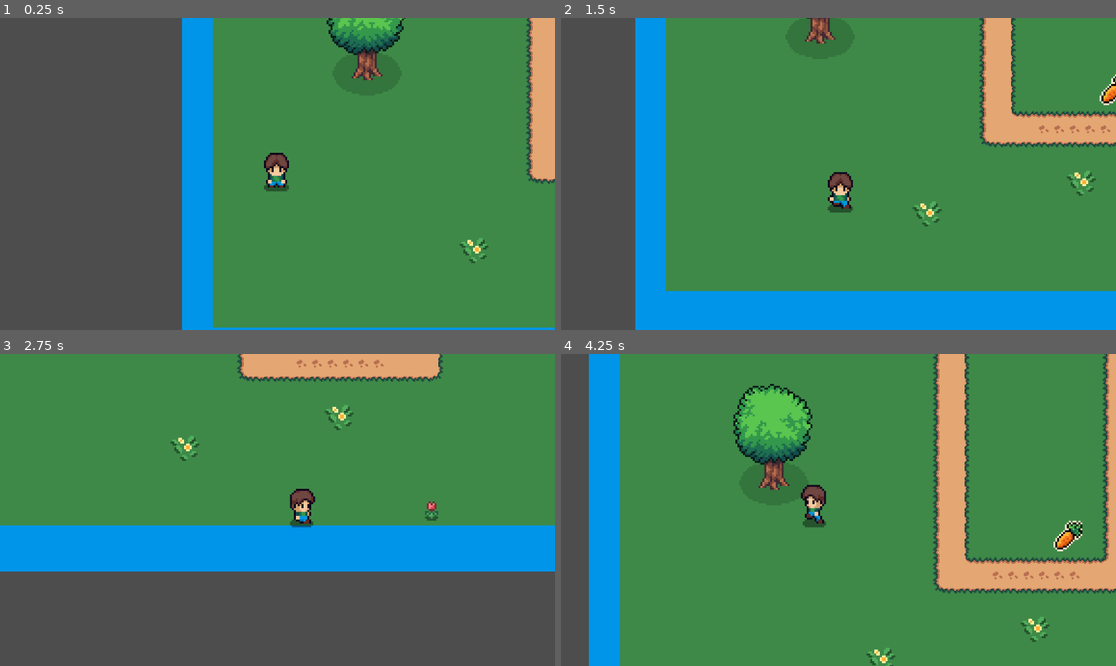
Above: before the commit, frames 1-4 (two rows, left to right).
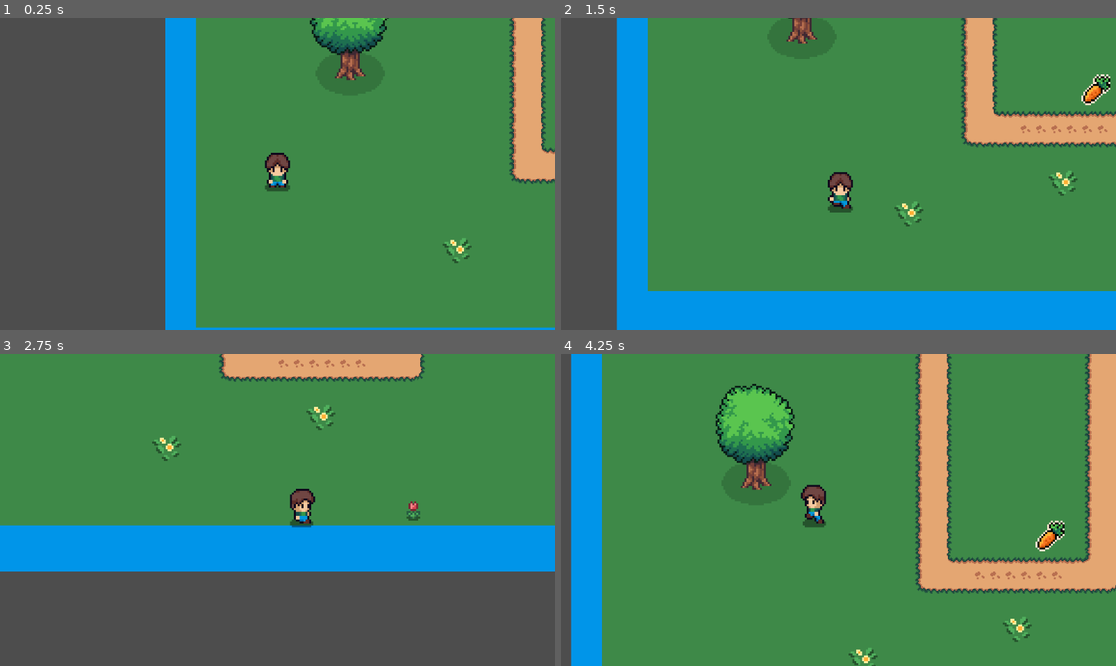
Above: after the commit, the same moments.

Repository: yi2003/godotTopDownActionGame
Game: Godot game, scene res://assets/scenes/main.tscn
Two runs of this game, one before a commit and one after it. Both use one fixed random seed, a clock stepped at 60 frames per second and the inputs below.
Inputs:
- Up to frame 1 (0.25 s): no input
- Up to frame 2 (1.5 s): tap Enter (ui_accept) at 0.5, 0.77 s; hold Right (ui_right) 0.53-1.28 s; hold Down (ui_down) from 1.28 s (still down)
- Up to frame 3 (2.75 s): tap Enter (ui_accept) at 1.52 s; release Down (ui_down) at 2.03 s; hold Right (ui_right) from 2.03 s (still down)
- Up to frame 4 (4.25 s): release Right (ui_right) at 2.78 s; hold Up (ui_up) 2.78-3.53 s; tap Enter (ui_accept) at 3.02, 3.77 s; hold Left (ui_left) from 3.53 s (still down)

The runs differ from the first frame. In frame 1, 11% of the frame differs, in the area x 29-100%, y 0-100%; in frame 2, 11%; in frame 3, 2.0%; in frame 4, 20%, in the area x 1-100%, y 0-100%.

Commit message:
Feat: implement level transition system and level manager
- Create level_1.tscn and level_2.tscn as separate level instances
- Add level_root.gd script with signal-based level completion
- Refactor main.gd into level manager that dynamically loads levels
- Keep LevelRoot placeholder in main.tscn for design-time editing
- Level transitions: main -> level_1 -> level_2 -> level_1 (loop)
- Enemies (Slime) added to level_2 for variety

Co-Authored-By: Claude Opus 4.6 <noreply@anthropic.com>

Diff:
--- /dev/null
+++ b/assets/scenes/level_1.tscn
@@ -0,0 +1,8 @@
+[gd_scene format=4 uid="uid://di8p73sgl4upq"]
+
+[ext_resource type="PackedScene" uid="uid://bmclti0mtwde4" path="res://assets/scenes/level_root.tscn" id="1_kh38b"]
+[ext_resource type="Script" path="res://assets/scripts/level_root.gd" id="2_lvl1_script"]
+
+[node name="LevelRoot" unique_id=1540179368 instance=ExtResource("1_kh38b")]
+script = ExtResource("2_lvl1_script")
+next_level_path = "res://assets/scenes/level_2.tscn"
--- /dev/null
+++ b/assets/scenes/level_2.tscn
@@ -0,0 +1,18 @@
+[gd_scene format=3 uid="uid://c7oimralgxmys"]
+
+[ext_resource type="PackedScene" uid="uid://bmclti0mtwde4" path="res://assets/scenes/level_root.tscn" id="1_01qu3"]
+[ext_resource type="PackedScene" uid="uid://slime001" path="res://assets/scenes/enemies/slime.tscn" id="2_xkxx6"]
+[ext_resource type="Script" uid="uid://dsqalwnxqm6rg" path="res://assets/scripts/level_root.gd" id="3_lvl2_script"]
+
+[node name="LevelRoot" unique_id=1540179368 instance=ExtResource("1_01qu3")]
+script = ExtResource("3_lvl2_script")
+next_level_path = "res://assets/scenes/level_1.tscn"
+
+[node name="Slime" parent="." index="3" unique_id=1378315419]
+position = Vector2(287, 141)
+
+[node name="Slime2" parent="." index="4" unique_id=1163442184 instance=ExtResource("2_xkxx6")]
+position = Vector2(653, 245)
+
+[node name="Slime3" parent="." index="5" unique_id=2105906802 instance=ExtResource("2_xkxx6")]
+position = Vector2(686, 466)
--- a/assets/scenes/level_root.tscn
+++ b/assets/scenes/level_root.tscn
@@ -7,6 +7,7 @@
 [ext_resource type="PackedScene" uid="uid://slime001" path="res://assets/scenes/enemies/slime.tscn" id="4_fhjsa"]
 [ext_resource type="Texture2D" uid="uid://3ph5x1ees3rk" path="res://assets/images/tilesets/Oak_Tree.png" id="4_lvcik"]
 [ext_resource type="Texture2D" uid="uid://dgrs0k4ole151" path="res://assets/images/tilesets/Outdoor_Decor_Free.png" id="5_yyfxr"]
+[ext_resource type="Script" path="res://assets/scripts/level_root.gd" id="6_level_root"]
 
 [sub_resource type="TileSetAtlasSource" id="TileSetAtlasSource_fblen"]
 texture = ExtResource("1_670q8")
@@ -155,9 +156,10 @@
 sources/0 = SubResource("TileSetAtlasSource_he1e8")
 sources/1 = SubResource("TileSetAtlasSource_ffcip")
 
-[sub_resource type="RectangleShape2D" id="RectangleShape2D_edccb"]
+[sub_resource type="RectangleShape2D" id="RectangleShape2D_lvcik"]
+size = Vector2(100, 100)
 
-[node name="LevelRoot" type="Node2D" unique_id=1540179368]
+[node name="LevelRoot" type="Node2D" unique_id=1540179368 script=ExtResource("6_level_root")]
 
 [node name="TileMapLayer_Terrian" type="TileMapLayer" parent="." unique_id=1714768524]
 tile_map_data = PackedByteArray("AAAAAAwAAgABAAEAAAAAAA0AAgABAAEAAAAAAA4AAgABAAEAAAABAAwAAgABAAEAAAABAA0AAgABAAEAAAABAA …(68912 unchanged characters)…
@@ -176,11 +178,13 @@
 [node name="Slime" parent="." unique_id=1378315419 instance=ExtResource("4_fhjsa")]
 position = Vector2(249, 127)
 
-[node name="Node2D" type="Node2D" parent="." unique_id=1937999979]
+[node name="Exit" type="Area2D" parent="." unique_id=2144362966]
+position = Vector2(1357, 86)
+scale = Vector2(1.5, 1.5)
+collision_layer = 0
+collision_mask = 3
+metadata/_edit_group_ = false
 
-[node name="StaticBody2D" type="StaticBody2D" parent="Node2D" unique_id=1974154196]
-
-[node name="CollisionShape2D" type="CollisionShape2D" parent="Node2D/StaticBody2D" unique_id=16915905]
-position = Vector2(879, 404)
-scale = Vector2(20, 20)
-shape = SubResource("RectangleShape2D_edccb")
+[node name="CollisionShape2D" type="CollisionShape2D" parent="Exit" unique_id=2132804735]
+scale = Vector2(1.5, 1.5)
+shape = SubResource("RectangleShape2D_lvcik")
--- a/assets/scenes/main.tscn
+++ b/assets/scenes/main.tscn
@@ -1,8 +1,13 @@
 [gd_scene format=3 uid="uid://0t1273bdund4"]
 
+[ext_resource type="Script" uid="uid://dda6e4xy7rayv" path="res://assets/scripts/main.gd" id="1_main"]
 [ext_resource type="PackedScene" uid="uid://bmclti0mtwde4" path="res://assets/scenes/level_root.tscn" id="1_mr7gh"]
+[ext_resource type="Script" uid="uid://dsqalwnxqm6rg" path="res://assets/scripts/level_root.gd" id="3_dfgan"]
 
 [node name="main" type="Node2D" unique_id=1220600513]
+script = ExtResource("1_main")
 
 [node name="LevelRoot" parent="." unique_id=1540179368 instance=ExtResource("1_mr7gh")]
 position = Vector2(-6, 0)
+script = ExtResource("3_dfgan")
+next_level_path = "res://assets/scenes/level_1.tscn"
--- /dev/null
+++ b/assets/scripts/level_root.gd
@@ -0,0 +1,81 @@
+extends Node2D
+
+@export var next_level_path: String = ""
+
+signal level_completed(next_level_path: String)
+
+func _ready():
+	print("[LevelRoot] _ready() STARTED")
+	print("[LevelRoot] scene path: ", get_scene_file_path())
+	print("[LevelRoot] next_level_path = '", next_level_path, "'")
+	print("[LevelRoot] node name: ", name)
+	print("[LevelRoot] parent: ", get_parent().name if get_parent() else "none")
+
+	var exit_node = get_node_or_null("Exit")
+	print("[LevelRoot] Exit node found: ", exit_node != null)
+
+	if exit_node:
+		print("[LevelRoot] Exit type: ", exit_node.get_class())
+		print("[LevelRoot] Exit collision_layer: ", exit_node.collision_layer)
+		print("[LevelRoot] Exit collision_mask (before): ", exit_node.collision_mask)
+		print("[LevelRoot] Exit monitoring (before): ", exit_node.monitoring)
+
+		# Ensure exit is properly configured
+		exit_node.monitoring = true
+		exit_node.collision_mask = 3  # Detect both layer 1 (bit0) and layer 2 (bit1)
+		print("[LevelRoot] Exit collision_mask (after): ", exit_node.collision_mask)
+		print("[LevelRoot] Exit monitoring (after): ", exit_node.monitoring)
+
+		print("[LevelRoot] Exit position: ", exit_node.global_position)
+		var shape_node = exit_node.get_node_or_null("CollisionShape2D")
+		if shape_node:
+			print("[LevelRoot] Exit shape: ", shape_node.shape)
+			if shape_node.shape and shape_node.shape is RectangleShape2D:
+				print("[LevelRoot] Exit shape size: ", shape_node.shape.size)
+			print("[LevelRoot] Exit shape disabled (before): ", shape_node.disabled)
+			if shape_node.disabled:
+				print("[LevelRoot] Enabling Exit shape!")
+				shape_node.disabled = false
+			print("[LevelRoot] Exit shape disabled (after): ", shape_node.disabled)
+		else:
+			print("[LevelRoot] ERROR: Exit has no CollisionShape2D child!")
+
+		var conn = exit_node.body_entered.get_connections()
+		if conn.is_empty():
+			print("[LevelRoot] Connecting body_entered signal...")
+			exit_node.body_entered.connect(_on_exit_body_entered)
+		else:
+			print("[LevelRoot] body_entered already connected, connections: ", conn)
+
+	# Check player
+	var player = get_node_or_null("Player")
+	if player:
+		print("[LevelRoot] Player found: ", player)
+		print("[LevelRoot] Player collision_layer (original): ", player.collision_layer if "collision_layer" in player else "N/A")
+		# Ensure player is on a detectable layer
+		if "collision_layer" in player:
+			player.collision_layer = 1
+			print("[LevelRoot] Player collision_layer (set to): ", player.collision_layer)
+
+func _process(_delta):
+	var exit_node = get_node_or_null("Exit")
+	if exit_node:
+		var player = get_node_or_null("Player")
+		if player:
+			var dist = exit_node.global_position.distance_to(player.global_position)
+			#print("[LevelRoot] Player distance to Exit: ", dist)
+			# Debug overlap check
+			if exit_node.overlaps_body(player):
+				print("[LevelRoot] >>> OVERLAP DETECTED (overlaps_body) <<<")
+
+func _on_exit_body_entered(body):
+	print("[LevelRoot] === EXIT ENTERED ===")
+	print("[LevelRoot] body name: ", body.name)
+	print("[LevelRoot] body group 'player': ", body.is_in_group("player"))
+	print("[LevelRoot] next_level_path: '", next_level_path, "'")
+	if body.is_in_group("player"):
+		if next_level_path != "":
+			print("[LevelRoot] Emitting level_completed signal")
+			level_completed.emit(next_level_path)
+		else:
+			print("[LevelRoot] ERROR: next_level_path is empty!")
--- /dev/null
+++ b/assets/scripts/main.gd
@@ -0,0 +1,39 @@
+extends Node2D
+
+var current_level: Node2D = null
+
+func _ready():
+	print("[Main] _ready() - Starting game")
+	# Remove the design-time placeholder LevelRoot (if it exists)
+	var placeholder = $LevelRoot
+	if placeholder:
+		print("[Main] Removing placeholder LevelRoot")
+		placeholder.queue_free()
+		placeholder = null
+	# Load the first actual level
+	load_level("res://assets/scenes/level_1.tscn")
+
+func load_level(level_path: String):
+	# Remove existing level if any
+	if current_level:
+		current_level.queue_free()
+		current_level = null
+
+	# Load and instance the new level
+	var level_scene = load(level_path)
+	if not level_scene:
+		print("[Main] ERROR: Failed to load level at ", level_path)
+		return
+	current_level = level_scene.instantiate()
+	add_child(current_level)
+	print("[Main] Loaded level: ", level_path)
+
+	# Connect to the level's level_completed signal
+	if current_level.has_signal("level_completed"):
+		current_level.level_completed.connect(_on_level_completed)
+	else:
+		print("[Main] WARNING: Level does not have level_completed signal")
+
+func _on_level_completed(next_level_path: String):
+	print("[Main] Level completed, loading next level: ", next_level_path)
+	load_level(next_level_path)
--- a/assets/scripts/player.gd
+++ b/assets/scripts/player.gd
@@ -10,9 +10,13 @@
 var is_attacking = false
 
 func _ready():
+	print("=== PLAYER _READY() STARTED ===")
+	print("Player parent: ", get_parent().name if get_parent() else "null")
+	print("Player path: ", get_path())
 	add_to_group("player")
 	hitbox.body_entered.connect(_on_hitbox_body_entered)
 	_setup_camera_limits()
+	print("=== PLAYER _READY() ENDED ===")
 
 func _physics_process(delta):
 	if Input.is_action_just_pressed("ui_accept") and not is_attacking:
Not shown, changed: .claude/settings.local.json
Not shown, added: assets/scripts/level_root.gd.uid
Not shown, added: assets/scripts/main.gd.uid
